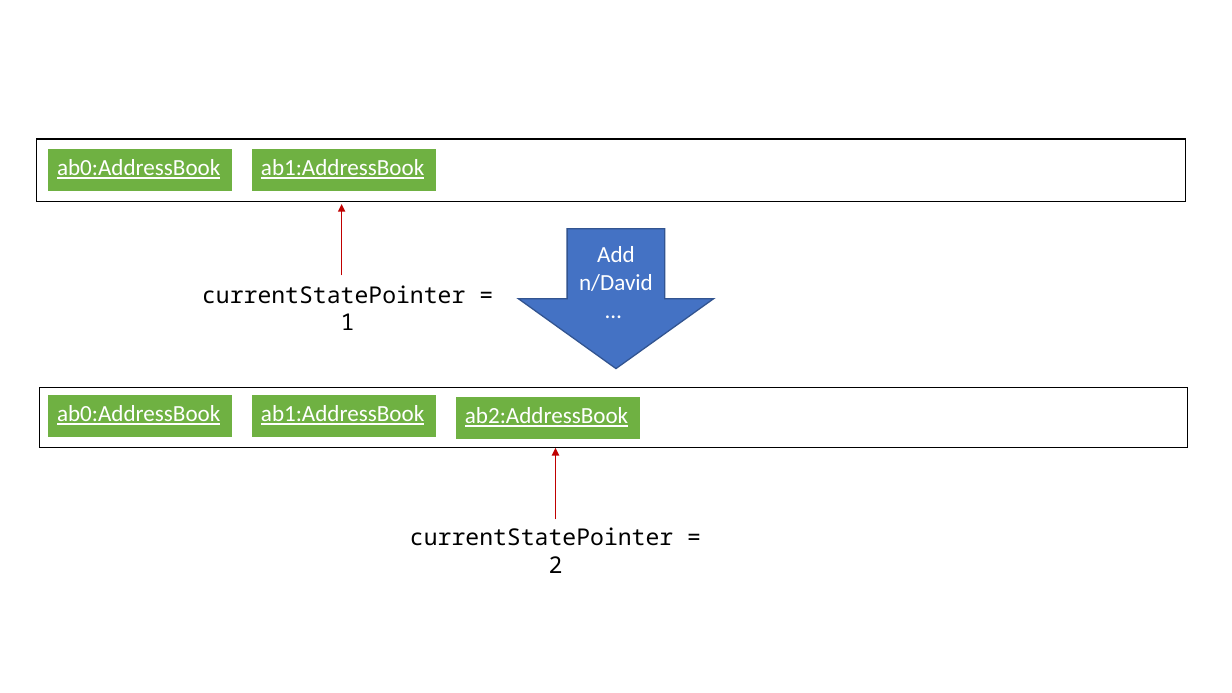
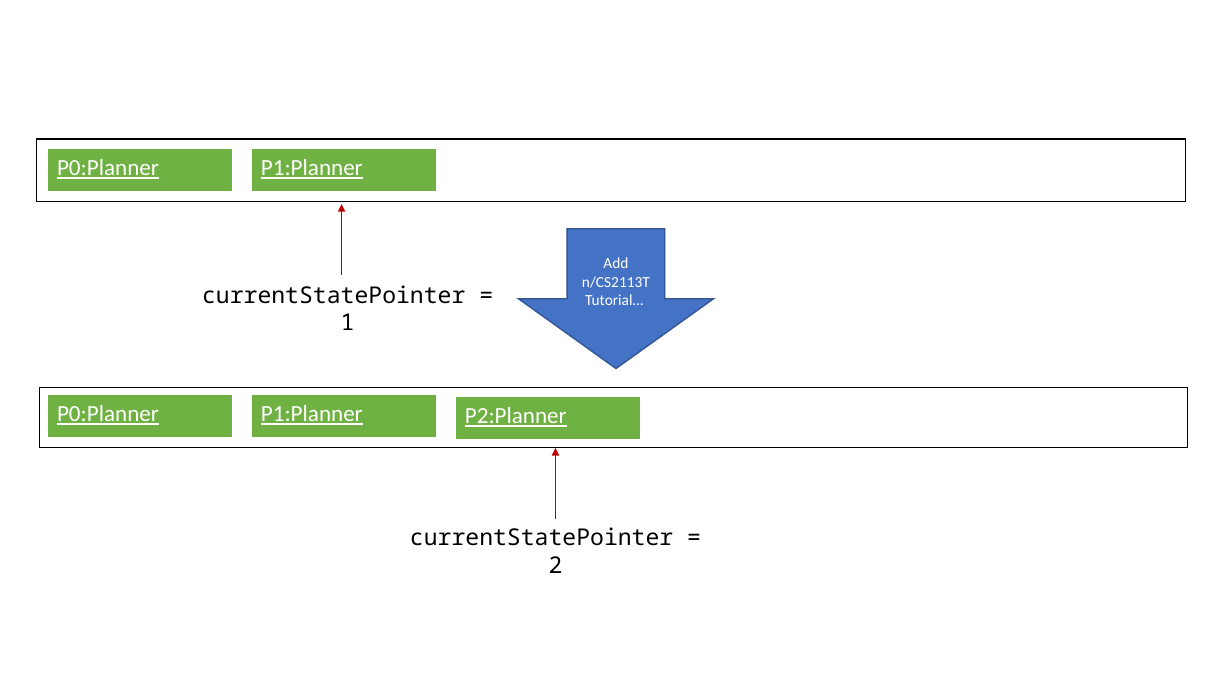
Before and after one commit to seanieyap/main, a slide deck: slide 1 of docs/diagrams/UndoRedoNewCommand2StateListDiagram.pptx. Drawn at 1232x693 pixels with LibreOffice and Linux fonts; fonts in the diff are those of the drawing. Boxes give left, top, right and bottom in pixels: in the first picture for what was removed or moved away, otherwise in the second. Text is boxed around its words. In the diff, an @@ line names an element or a change of style, - is before the commit and + after.

```diff
--- a/docs/diagrams/UndoRedoNewCommand2StateListDiagram.pptx
+++ b/docs/diagrams/UndoRedoNewCommand2StateListDiagram.pptx
@@ table at (x1=48, y1=149, x2=233, y2=191) @@
-row 1, column 1: ab0:AddressBook
+row 1, column 1: P0:Planner
@@ table at (x1=251, y1=149, x2=436, y2=191) @@
-row 1, column 1: ab1:AddressBook
+row 1, column 1: P1:Planner
@@ text in down arrow at (x1=582, y1=257, x2=650, y2=305): text changed; size 18 to 12 pt @@
-Add n/David…
+Add n/CS2113T Tutorial…
@@ table at (x1=48, y1=395, x2=233, y2=437) @@
-row 1, column 1: ab0:AddressBook
+row 1, column 1: P0:Planner
@@ table at (x1=251, y1=395, x2=436, y2=437) @@
-row 1, column 1: ab1:AddressBook
+row 1, column 1: P1:Planner
@@ table at (x1=456, y1=396, x2=640, y2=439) @@
-row 1, column 1: ab2:AddressBook
+row 1, column 1: P2:Planner
```
Also in this commit, not shown: 16 other files.
